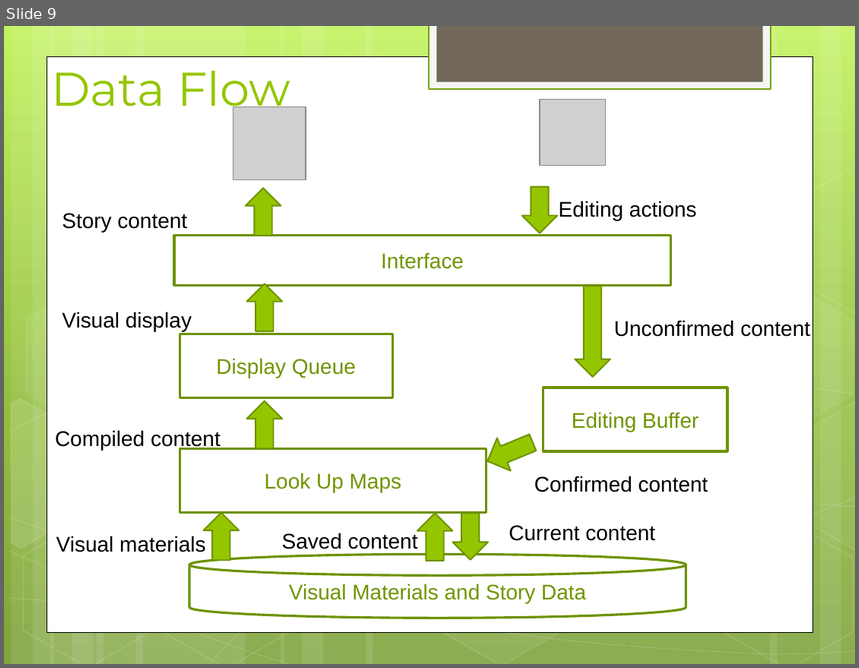
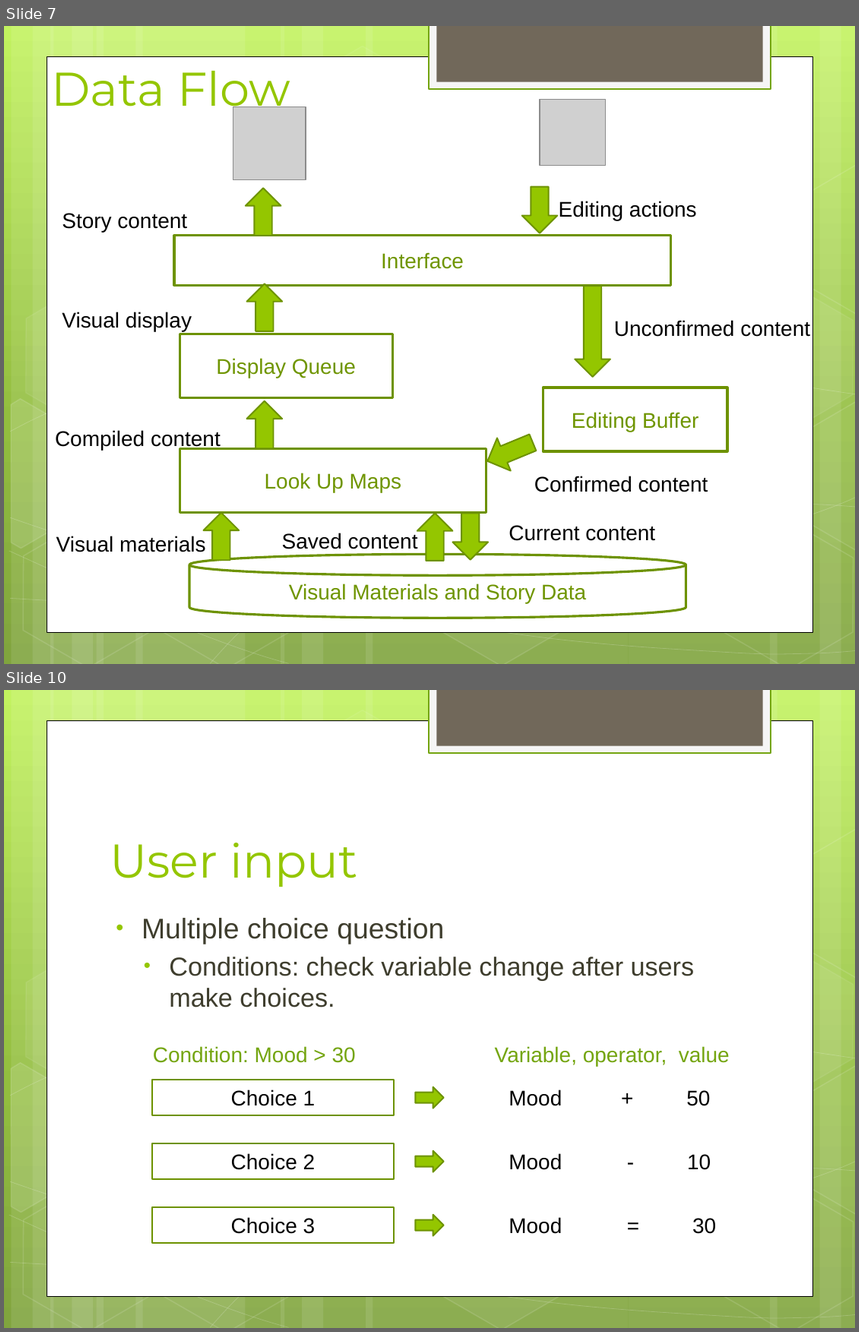
Before and after one commit to RimiChen/2016_V_SET, a slide deck: V-SET_v2_Final_Project.pptx. Shown one above the other, each under a label of ours: slide 9 before the commit, slides 7 and 10 after it; the slides between them are not shown. The pictures are 859x668 and 859x1332 pixels, drawn with LibreOffice and Linux fonts; fonts in the diff are those of the drawing; grey boxes stand for pictures. Boxes give left, top, right and bottom in pixels: in the first picture for what was removed or moved away, otherwise in the second. Text is boxed around its words. In the diff, an @@ line names an element or a change of style, - is before the commit and + after.

```diff
--- a/V-SET_v2_Final_Project.pptx
+++ b/V-SET_v2_Final_Project.pptx
@@ slide 10 added at (x1=4, y1=690, x2=855, y2=1328), background gradient #C3F35F to #93BF3F to #81A53E; not listed: 31 template elements that a slide beside it also shows @@
@@ title added at (x1=110, y1=843, x2=357, y2=887), 40 pt, text #94C600 @@
+User input
@@ text added at (x1=142, y1=918, x2=695, y2=1008), 22 pt, text #3E3D2D @@
+• Multiple choice question
+  • Conditions: check variable change after users make choices.
@@ text added at (x1=153, y1=1046, x2=356, y2=1063), 18 pt, text #74A510 @@
+Condition: Mood > 30
@@ text added at (x1=495, y1=1046, x2=730, y2=1066), 18 pt, text #74A510 @@
+Variable, operator, value
@@ rectangle added at (x1=152, y1=1080, x2=393, y2=1116), outline #6D9200 1.25 pt, 18 pt, text #000000 @@
+Choice 1
@@ right arrow added at (x1=415, y1=1087, x2=443, y2=1109), fill #94C600, outline #6D9200 1.25 pt @@
@@ text added at (x1=509, y1=1090, x2=710, y2=1106), 18 pt, text #000000 @@
+Mood + 50
@@ rectangle added at (x1=152, y1=1144, x2=393, y2=1179), outline #6D9200 1.25 pt, 18 pt, text #000000 @@
+Choice 2
@@ right arrow added at (x1=415, y1=1151, x2=443, y2=1173), fill #94C600, outline #6D9200 1.25 pt @@
@@ text added at (x1=509, y1=1154, x2=711, y2=1170), 18 pt, text #000000 @@
+Mood - 10
@@ rectangle added at (x1=152, y1=1208, x2=393, y2=1243), outline #6D9200 1.25 pt, 18 pt, text #000000 @@
+Choice 3
@@ right arrow added at (x1=415, y1=1215, x2=443, y2=1236), fill #94C600, outline #6D9200 1.25 pt @@
@@ text added at (x1=509, y1=1217, x2=716, y2=1234), 18 pt, text #000000 @@
+Mood = 30
@@ what was slide 9 is now slide 7 @@
```
Also in this commit, not shown: 5 slides changed, 6 other slides added, 3 slides removed, 45 other files.
